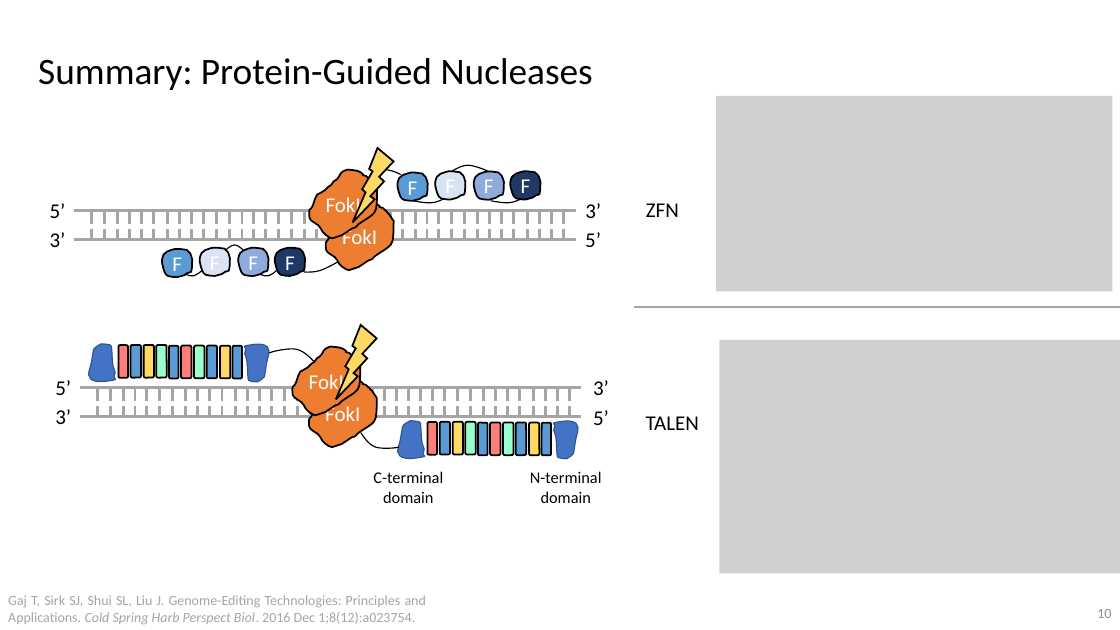
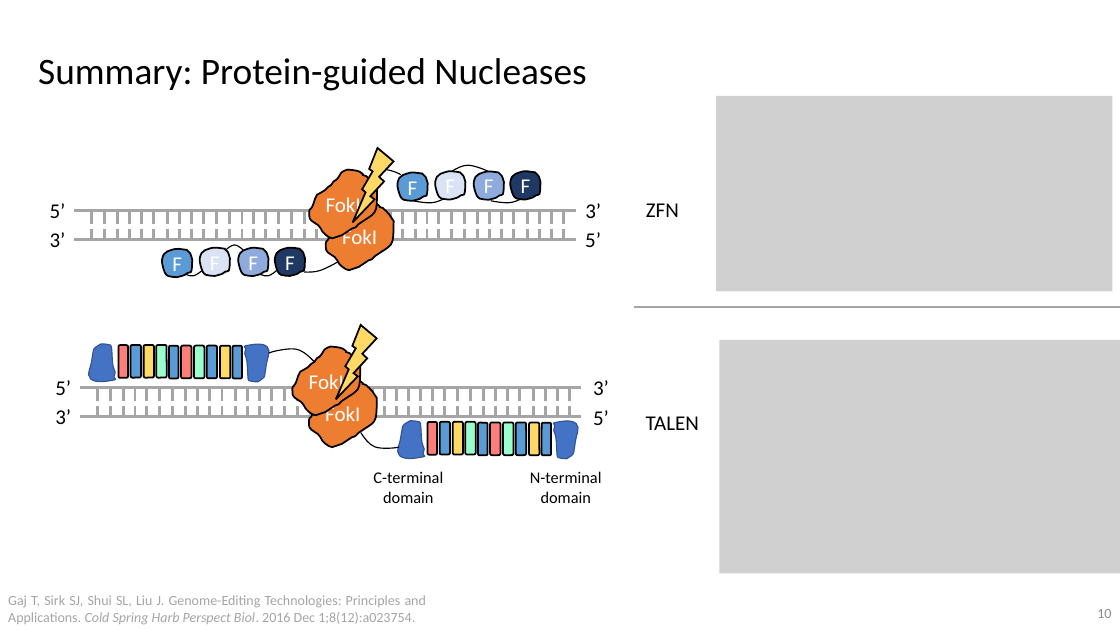
Before and after one commit to vwOvOwv/PKU-Undergraduate-Course, a slide deck: slide 10 of 遗传学(Genetics)/讨论课/Topic-3_遗传学技术/CRISPR-Cas.pptx. Drawn at 1120x630 pixels with LibreOffice and Linux fonts; fonts in the diff are those of the drawing; grey boxes stand for pictures. Boxes give left, top, right and bottom in pixels: in the first picture for what was removed or moved away, otherwise in the second. Text is boxed around its words. In the diff, an @@ line names an element or a change of style, - is before the commit and + after.

```diff
--- a/遗传学(Genetics)/讨论课/Topic-3_遗传学技术/CRISPR-Cas.pptx
+++ b/遗传学(Genetics)/讨论课/Topic-3_遗传学技术/CRISPR-Cas.pptx
@@ text at (38,58,586,91): text changed @@
-Summary: Protein-Guided Nucleases
+Summary: Protein-guided Nucleases
```
Also in this commit, not shown: 22 other slides changed, 25 slides added, 6 slides removed.
